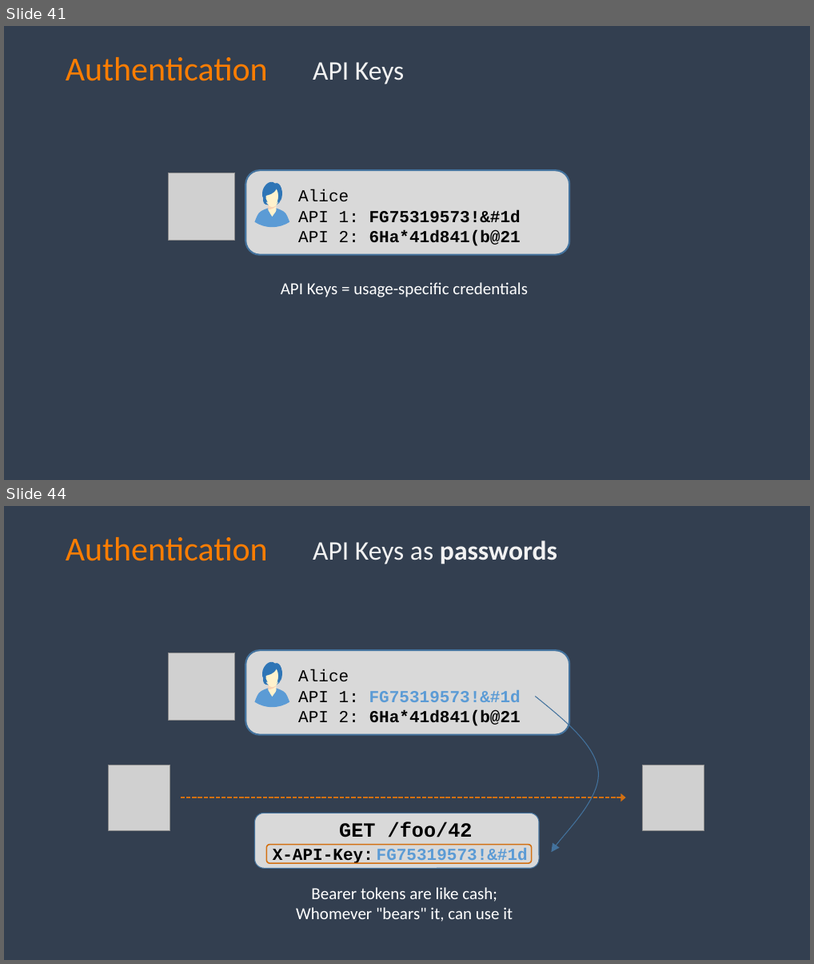
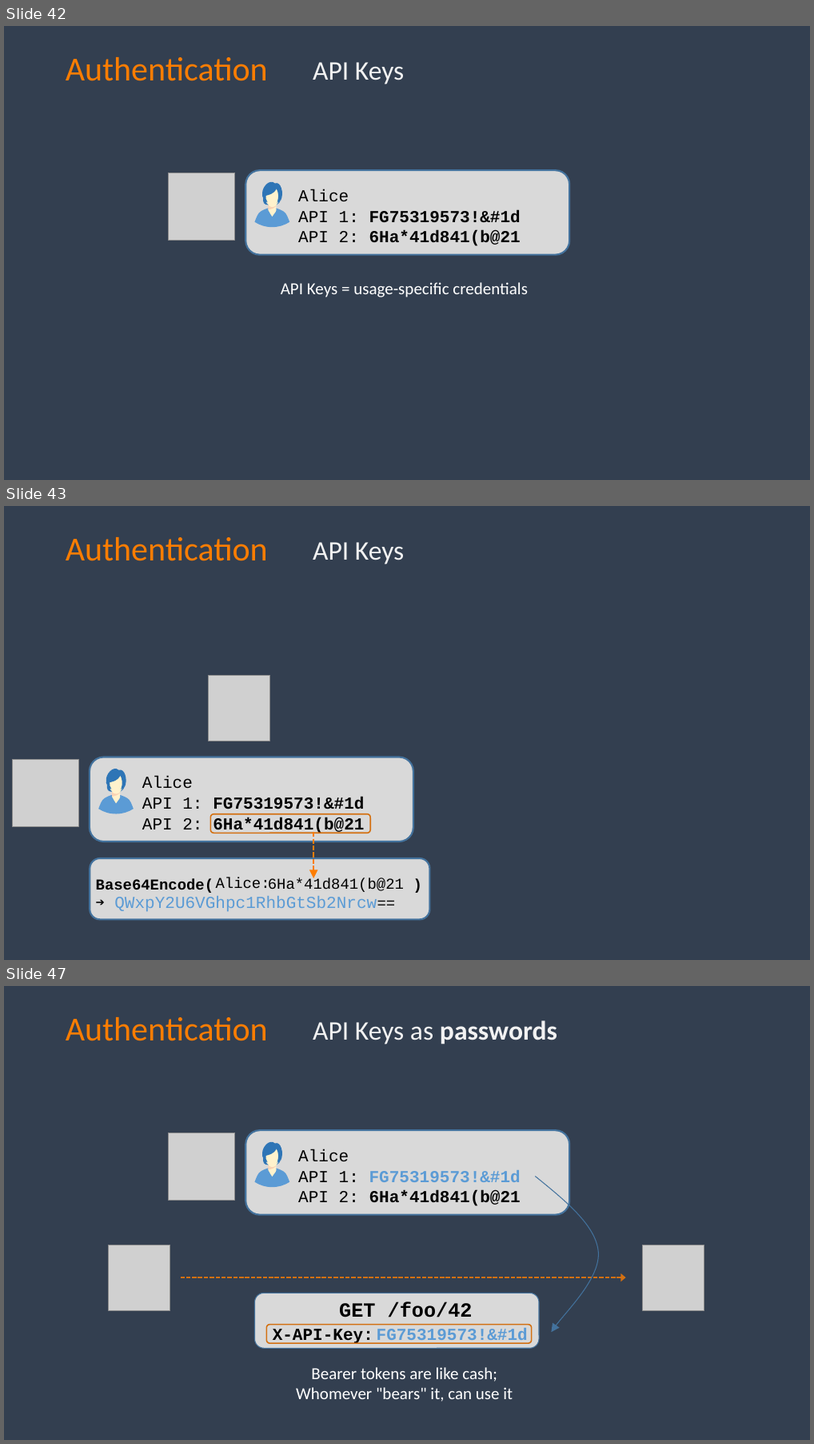
Before and after one commit to spetryjohnson/talk-PracticalAuthForDevs, a slide deck: Authentication for Non-Developers.pptx. Shown one above the other, each under a label of ours: slides 41 and 44 before the commit, slides 42, 43 and 47 after it; the slides between them are not shown. The pictures are 814x964 and 814x1444 pixels, drawn with LibreOffice and Linux fonts; fonts in the diff are those of the drawing; grey boxes stand for pictures; background and template pictures are left out. Boxes give left, top, right and bottom in pixels: in the first picture for what was removed or moved away, otherwise in the second. Text is boxed around its words. In the diff, an @@ line names an element or a change of style, - is before the commit and + after.

Commit message:
Refactoring of API Keys in progress

```diff
--- a/Authentication for Non-Developers.pptx
+++ b/Authentication for Non-Developers.pptx
@@ slide 43 added at (x1=4, y1=506, x2=810, y2=960), background #333F50 @@
@@ text added at (x1=66, y1=537, x2=268, y2=561), 40 pt, text #FD7D00 @@
+Authentication
@@ text added at (x1=313, y1=542, x2=404, y2=564), 32 pt, text #F2F2F2 @@
+API Keys
@@ picture added at (x1=209, y1=675, x2=270, y2=740) @@
@@ picture added at (x1=13, y1=760, x2=79, y2=827) @@
@@ group added at (x1=90, y1=757, x2=414, y2=841): 6 freeform shapes, 1 rounded rectangle @@
@@ text added at (x1=142, y1=776, x2=193, y2=788), 20 pt, text #000000 @@
+Alice
@@ text added at (x1=142, y1=796, x2=364, y2=835), 20 pt, text #000000, bold @@
+API 1: FG75319573!&#1d
+API 2: 6Ha*41d841(b@21
@@ rounded rectangle added at (x1=211, y1=814, x2=370, y2=832), outline #D37011 1.5 pt @@
@@ arrow added from (314, 832) to (314, 878), #FD7D00 2 pt dashed @@
@@ rounded rectangle added at (x1=90, y1=858, x2=430, y2=919), fill #D9D9D9, outline #43739E 2 pt @@
@@ text added at (x1=96, y1=878, x2=214, y2=892), 18 pt, text #000000, bold @@
+Base64Encode( )
+➔
@@ text added at (x1=216, y1=877, x2=404, y2=892), 18 pt, text #000000 @@
+Alice:
@@ text added at (x1=216, y1=877, x2=404, y2=892), 18 pt, text #000000 @@
+6Ha*41d841(b@21
@@ text added at (x1=114, y1=896, x2=377, y2=912), 20 pt, text #5B9BD5 @@
+QWxpY2U6VGhpc1RhbGtSb2Nrcw==
@@ what was slide 41 is now slide 42 @@
@@ what was slide 44 is now slide 47 @@
```
Also in this commit, not shown: 10 slides changed, 3 other slides added, 1 slide removed.
